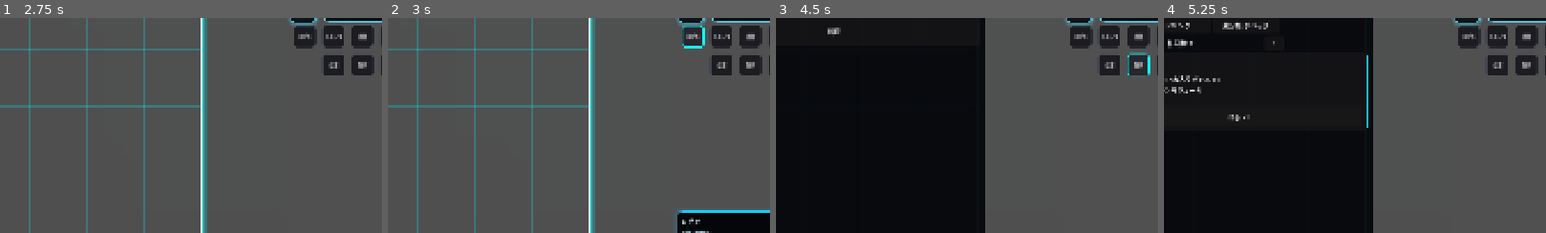
Above: before the commit, frames 1-4 (left to right).
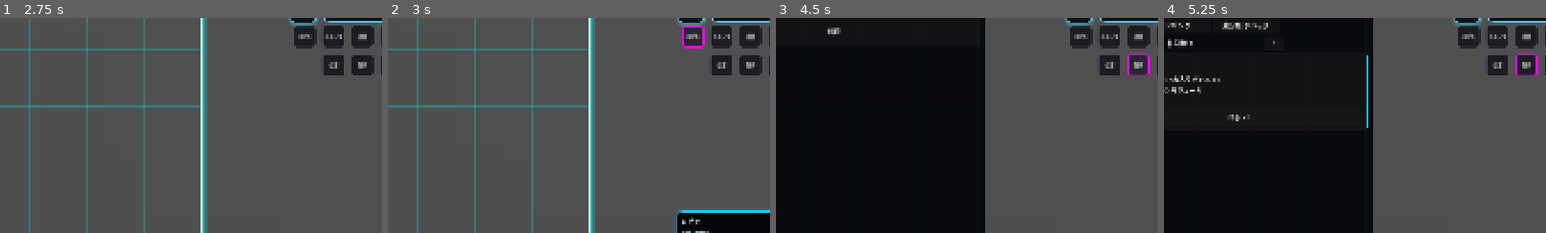
Above: after the commit, the same moments.

Repository: grimoire1089-coder/optimistic
Game: Godot game, scene res://Scenes/Boot/TitleScene.tscn
The game is run twice, just before and just after one commit, with the same random seed, the same clock (stepped at 60 frames per second) and the same inputs. Sound files missing from this copy of the repository are replaced by a short silence.
Inputs:
- Up to frame 1 (2.75 s): click "はじめる" at 0.5 s; click "BGM" at 1.25 s; click "OFF" at 2 s
- Up to frame 2 (3 s): click "ロビン" at 2.75 s
- Up to frame 3 (4.5 s): click "×" at 3.5 s; click "制作" at 4.25 s
- Up to frame 4 (5.25 s): click "料理" at 5 s
The pictures show only the part of the screen within x 42-92%, y 15-65%; the shares and areas given below are measured in that part.

Frame 1 is identical in both runs. In frame 2, 0.2% of the frame differs, in the area x 77-83%, y 3-15%; in frame 3, 0.2%, in the area x 92-98%, y 16-27%; in frame 4, 0.2%.

Commit message:
Enable active frame sync for HUD buttons

Diff:
--- a/Scenes/Main/MainScene.tscn
+++ b/Scenes/Main/MainScene.tscn
@@ -30,6 +30,7 @@
 [ext_resource type="PackedScene" path="res://Scenes/UI/Books/BookLibraryUI.tscn" id="27_book_library_ui"]
 [ext_resource type="PackedScene" path="res://Scenes/UI/Billing/BillPanel.tscn" id="28_bill_panel"]
 [ext_resource type="PackedScene" path="res://Scenes/UI/HUD/BillButton.tscn" id="29_bill_button"]
+[ext_resource type="Script" path="res://Scripts/UI/HUD/Modules/HudButtonActiveFrameController.gd" id="30_hud_active_frame"]
 
 [sub_resource type="Environment" id="Environment_ctt6t"]
 glow_enabled = true
@@ -132,3 +133,6 @@
 [node name="WorkCreditButton" parent="CanvasLayer" unique_id=917382376 instance=ExtResource("7_work_credit_button")]
 
 [node name="BillButton" parent="CanvasLayer" instance=ExtResource("29_bill_button")]
+
+[node name="HudButtonActiveFrameController" type="Node" parent="CanvasLayer"]
+script = ExtResource("30_hud_active_frame")
